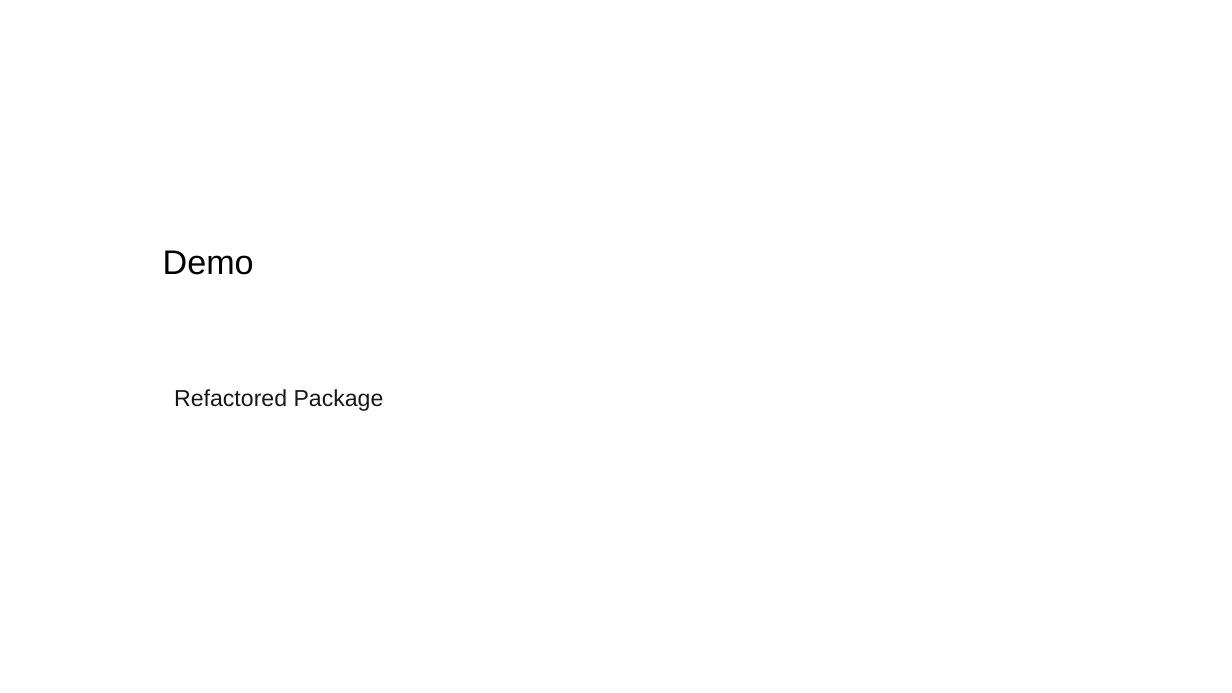
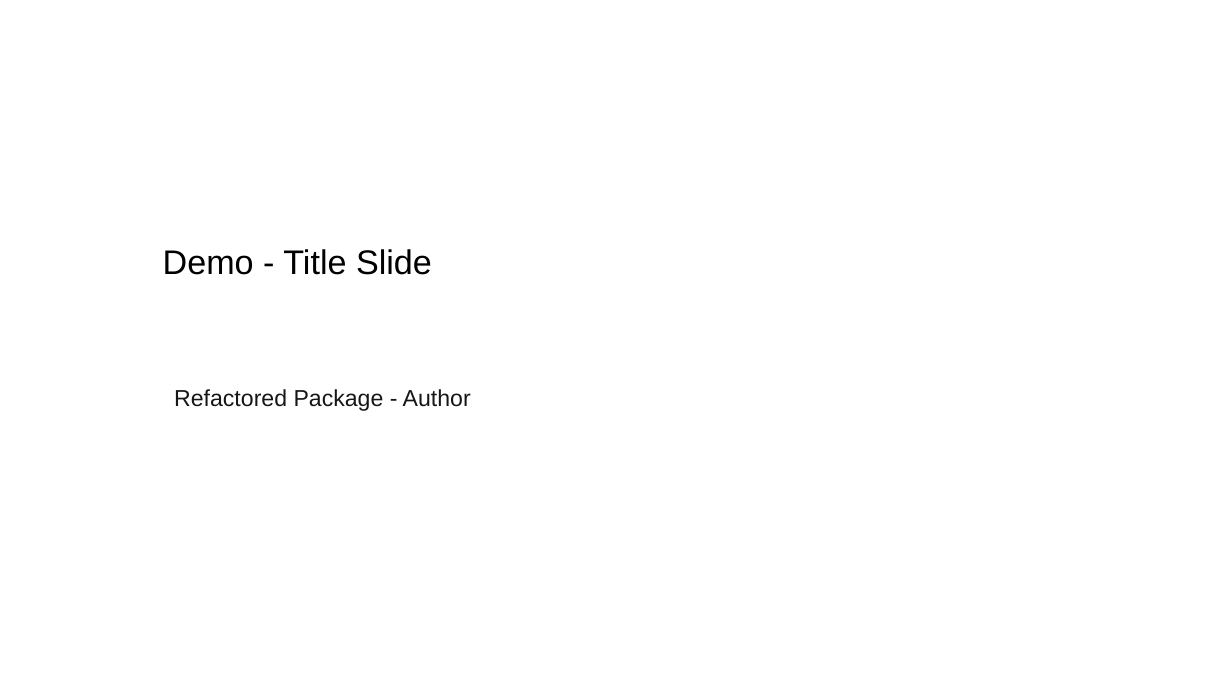
Before and after one commit to josephcobb111/deckbridge, a slide deck: slide 1 of notebooks/demo.pptx. Drawn at 1232x693 pixels with LibreOffice and Linux fonts; fonts in the diff are those of the drawing. Boxes give left, top, right and bottom in pixels: in the first picture for what was removed or moved away, otherwise in the second. Text is boxed around its words. In the diff, an @@ line names an element or a change of style, - is before the commit and + after.

Commit message:
add two chart slide to demo

```diff
--- a/notebooks/demo.pptx
+++ b/notebooks/demo.pptx
@@ title at (x1=163, y1=249, x2=432, y2=275): text changed @@
-Demo
+Demo - Title Slide
@@ text at (x1=174, y1=389, x2=471, y2=411): text changed @@
-Refactored Package
+Refactored Package - Author
```
Also in this commit, not shown: 1 other slide changed, 1 slide added, 1 other file.
